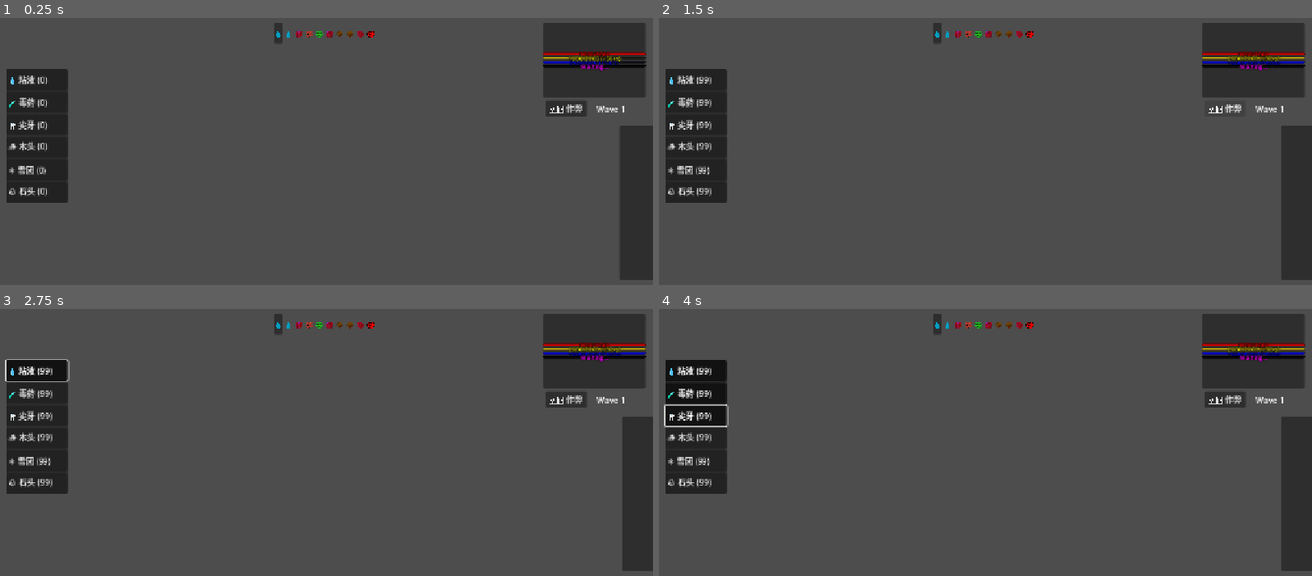
Above: before the commit, frames 1-4 (two rows, left to right).
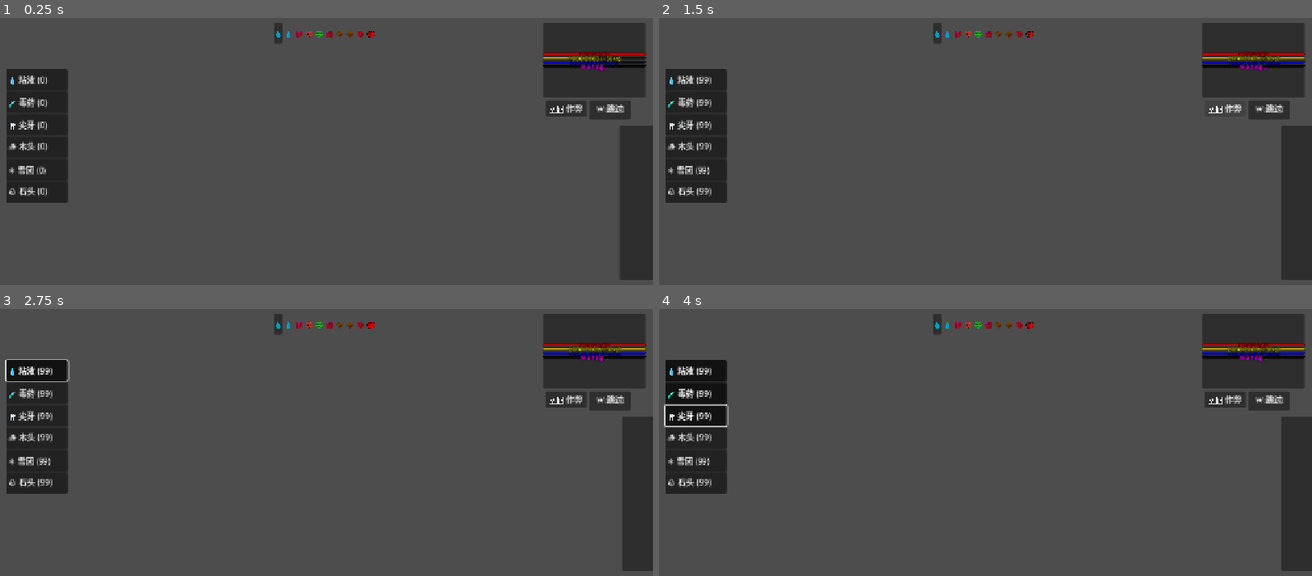
Above: after the commit, the same moments.

Repository: seekerzz/tower-html
Game: Godot game, scene res://src/Scenes/UI/MainGUI.tscn
Two runs of this game, one before a commit and one after it. Both use one fixed random seed, a clock stepped at 60 frames per second and the inputs below. The project has no main scene, so this scene is started directly.
Inputs (mouse positions are in pixels of both pictures, inside the frame that each line leads up to):
- Up to frame 1 (0.25 s): no input
- Up to frame 2 (1.5 s): click (1266, 108) at 0.5 s, where only the run after the commit has a clickable "⏩ 跳过"; click "🛠️ 作弊" at 1.25 s
- Up to frame 3 (2.75 s): click "💧 粘液 (99)" at 2 s
- Up to frame 4 (4 s): click "🧪 毒药 (99)" at 2.75 s; click "🦷 尖牙 (99)" at 3.5 s

The runs differ from the first frame. In frame 1, 0.4% of the frame differs, in the area x 90-97%, y 31-38%; in frame 2, 0.4%; in frame 3, 0.4%; in frame 4, 0.4%.

Commit message:
Add Skip Wave cheat button to MainGUI
- Added `SkipButton` to `MainGUI.tscn` next to the Debug button.
- Implemented `_on_skip_button_pressed` in `MainGUI.gd` to:
    - Clear all enemies via queue_free on "enemies" group.
    - Reset spawn count in `CombatManager`.
    - Trigger `GameManager.end_wave()`.
- Added `TestSkipCheat.gd` for verification.

Diff:
--- a/src/Scenes/UI/MainGUI.tscn
+++ b/src/Scenes/UI/MainGUI.tscn
@@ -117,6 +117,15 @@
 focus_mode = 0
 text = "🛠️ 作弊"
 
+[node name="SkipButton" type="Button" parent="Panel"]
+layout_mode = 0
+offset_left = 90.0
+offset_top = 150.0
+offset_right = 170.0
+offset_bottom = 181.0
+focus_mode = 0
+text = "⏩ 跳过"
+
 [node name="WaveTimeline" type="HBoxContainer" parent="."]
 layout_mode = 1
 anchors_preset = 5
--- /dev/null
+++ b/src/Scripts/Tests/TestSkipCheat.gd
@@ -0,0 +1,75 @@
+extends Node
+
+func _ready():
+	print("Starting TestSkipCheat...")
+
+	# 1. Instantiate MainGUI
+	var main_gui_scene = load("res://src/Scenes/UI/MainGUI.tscn")
+	var main_gui = main_gui_scene.instantiate()
+	add_child(main_gui)
+
+	# Mock CombatManager
+	var combat_manager = Node.new()
+	var cm_script = GDScript.new()
+	cm_script.source_code = """
+extends Node
+var enemies_to_spawn = 5
+var total_enemies_for_wave = 10
+"""
+	cm_script.reload()
+	combat_manager.set_script(cm_script)
+	add_child(combat_manager)
+
+	GameManager.combat_manager = combat_manager
+
+	# 2. Set wave active
+	GameManager.is_wave_active = true
+
+	# 3. Simulate Enemy
+	var enemy = Node.new()
+	enemy.add_to_group("enemies")
+	add_child(enemy)
+
+	# Verify setup
+	if not GameManager.is_wave_active:
+		push_error("Setup failed: Wave should be active")
+		return
+
+	if get_tree().get_nodes_in_group("enemies").size() == 0:
+		push_error("Setup failed: There should be enemies")
+		return
+
+	# 4. Action
+	print("Pressing Skip Button...")
+	main_gui._on_skip_button_pressed()
+
+	# 5. Assertions
+	# Wait a bit for processing
+	var timer = get_tree().create_timer(0.1)
+	await timer.timeout
+
+	if GameManager.is_wave_active == false:
+		print("PASS: Wave ended")
+	else:
+		push_error("FAIL: Wave did not end")
+
+	if not is_instance_valid(enemy) or enemy.is_queued_for_deletion():
+		print("PASS: Enemy cleared")
+	else:
+		push_error("FAIL: Enemy still exists")
+
+	if combat_manager.enemies_to_spawn == 0:
+		print("PASS: Spawning stopped")
+	else:
+		push_error("FAIL: Spawning not stopped (enemies_to_spawn = %d)" % combat_manager.enemies_to_spawn)
+
+	print("Test Complete")
+
+	# Cleanup
+	main_gui.queue_free()
+	combat_manager.queue_free()
+	if is_instance_valid(enemy): enemy.queue_free()
+
+	# Quit if running standalone (how to detect? Maybe just print done)
+	if get_tree().root == self:
+		get_tree().quit()
--- a/src/Scripts/UI/MainGUI.gd
+++ b/src/Scripts/UI/MainGUI.gd
@@ -12,6 +12,7 @@
 @onready var enemy_label = $Panel/VBoxContainer/EnemyProgressBar/Label
 @onready var wave_label = $Panel/WaveLabel
 @onready var debug_button = $Panel/DebugButton
+@onready var skip_button = $Panel/SkipButton
 @onready var wave_timeline = $WaveTimeline
 @onready var stats_container = $DamageStats/ScrollContainer/VBoxContainer
 @onready var damage_stats_panel = $DamageStats
@@ -48,6 +49,8 @@
 
 	if debug_button:
 		debug_button.pressed.connect(_on_debug_button_pressed)
+	if skip_button:
+		skip_button.pressed.connect(_on_skip_button_pressed)
 	_setup_tooltip()
 
 	update_ui()
@@ -435,3 +438,17 @@
 
 func _on_debug_button_pressed():
 	GameManager.activate_cheat()
+
+func _on_skip_button_pressed():
+	if not GameManager.is_wave_active:
+		return
+
+	# Clear all enemies
+	get_tree().call_group("enemies", "queue_free")
+
+	# Stop spawning
+	if GameManager.combat_manager:
+		GameManager.combat_manager.enemies_to_spawn = 0
+
+	# End wave
+	GameManager.end_wave()
